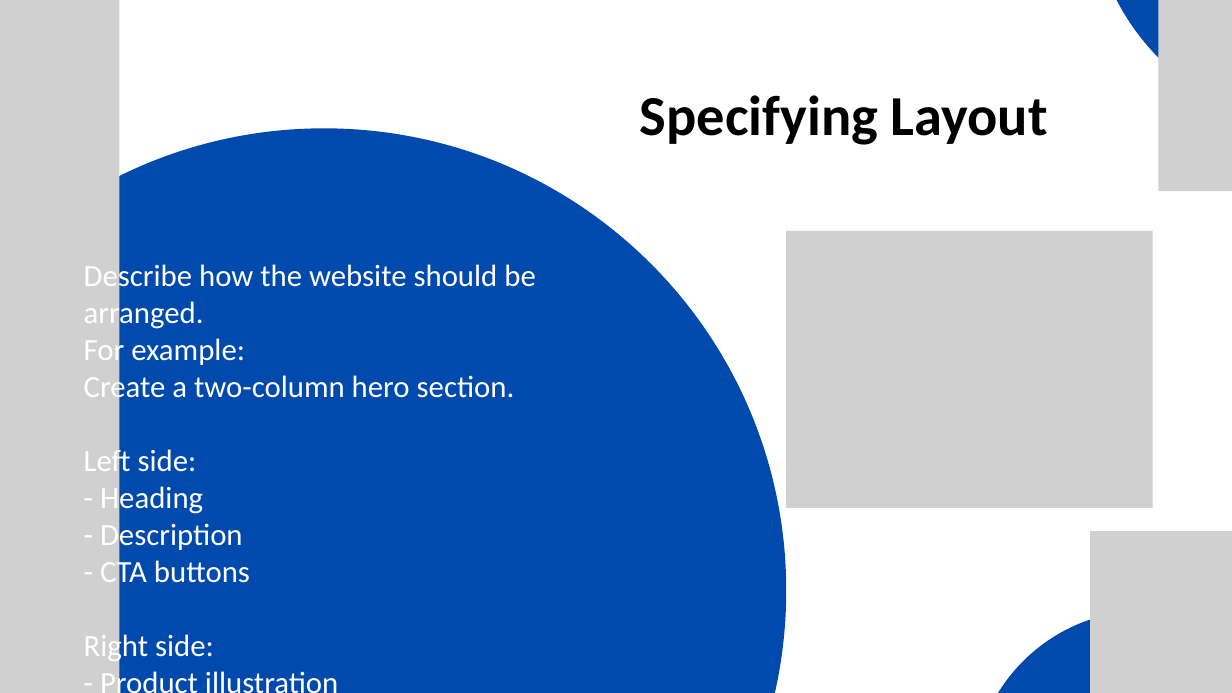
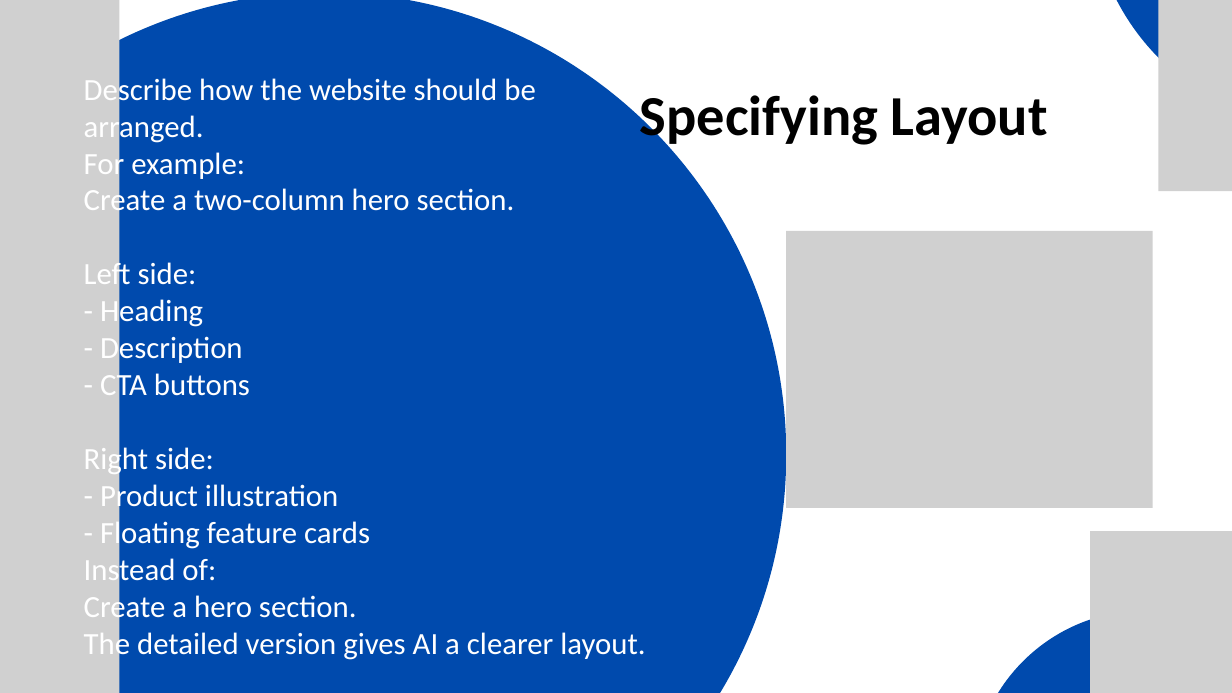
Before and after one commit to mikechuks/reseller-app, a slide deck: slide 24 of modules/AI WEBSITE DESIGN.pptx. Drawn at 1232x693 pixels with LibreOffice and Linux fonts; fonts in the diff are those of the drawing; grey boxes stand for pictures. Boxes give left, top, right and bottom in pixels: in the first picture for what was removed or moved away, otherwise in the second. Text is boxed around its words. In the diff, an @@ line names an element or a change of style, - is before the commit and + after.

```diff
--- a/modules/AI WEBSITE DESIGN.pptx
+++ b/modules/AI WEBSITE DESIGN.pptx
@@ freeform shape: place and size @@
-freeform shape at (0, 128, 787, 693)
+freeform shape at (0, 0, 787, 693)
@@ text "Describe how the website should ..." rewrapped from (84, 261, 535, 664) to (84, 74, 645, 662) @@
```
Also in this commit, not shown: 5 other slides changed, 20 other files.
